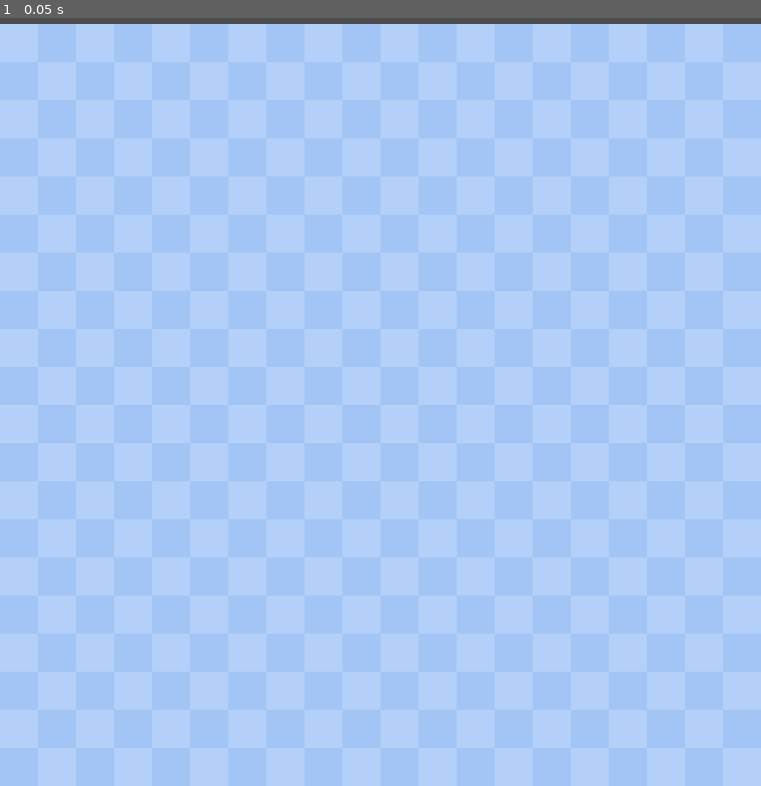
Above: before the commit, frame 1.
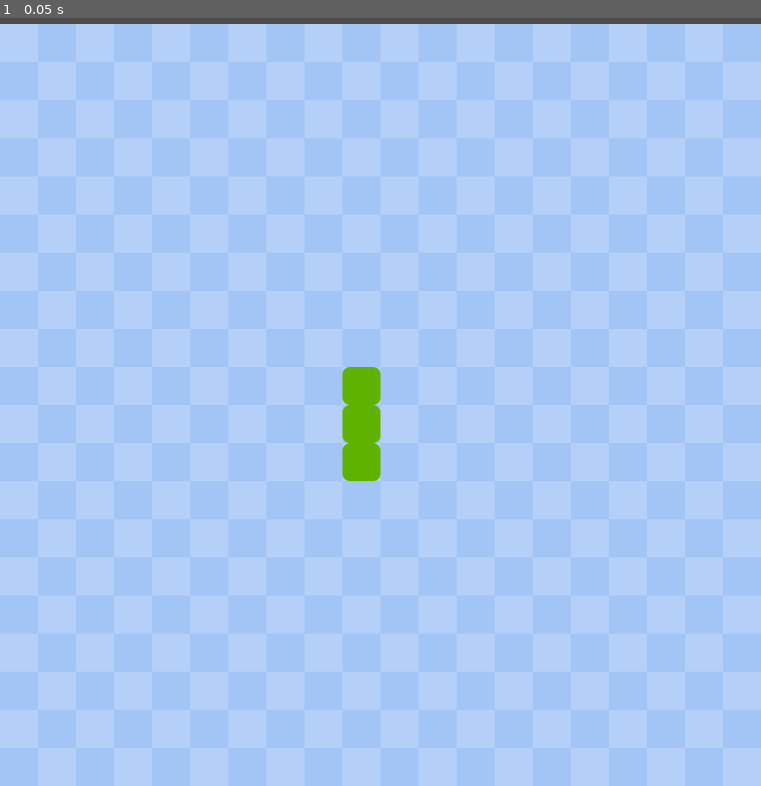
Above: after the commit, the same moment.

Repository: hayamamkt/SnakeGame
Game: Godot game, scene res://main.tscn
The game is run twice, just before and just after one commit, with the same random seed, the same clock (stepped at 60 frames per second) and the same inputs.
Inputs:
- Up to frame 1 (0.05 s): no input

The runs differ from the first frame. In frame 1, 0.7% of the frame differs, in the area x 44-51%, y 45-61%.

Commit message:
add snake on the board

Diff:
--- a/main.gd
+++ b/main.gd
@@ -1 +1,35 @@
 extends Node2D
+
+@export var snake_scene : PackedScene
+
+#grid variables
+var cells : int = 20
+var cell_size : int = 50
+
+#snake variables
+var old_data : Array
+var snake_data : Array
+var snake : Array
+
+var start_pos = Vector2(9, 9)
+
+func _ready():
+	new_game()
+
+func new_game():
+	generate_snake()
+
+func generate_snake():
+	old_data.clear()
+	snake_data.clear()
+	snake.clear()
+	#starting with the start_pos, create tail segments vertically down
+	for i in range(3):
+		add_segment(start_pos + Vector2(0, i))
+
+func add_segment(pos: Vector2):
+	snake_data.append(pos)
+	var SnakeSegment = snake_scene.instantiate()
+	SnakeSegment.position = (pos * cell_size) + Vector2(0, cell_size)
+	add_child(SnakeSegment)
+	snake.append(SnakeSegment)
--- a/main.tscn
+++ b/main.tscn
@@ -1,10 +1,12 @@
-[gd_scene load_steps=3 format=3 uid="uid://d1odlhhgmm3l7"]
+[gd_scene load_steps=4 format=3 uid="uid://d1odlhhgmm3l7"]
 
 [ext_resource type="Script" uid="uid://djfml1tx1n6b0" path="res://main.gd" id="1_ig7tw"]
 [ext_resource type="Texture2D" uid="uid://c2wnx8tq2jag" path="res://assets/bg.png" id="2_0xm2m"]
+[ext_resource type="PackedScene" uid="uid://dh2d8ofpnq3cr" path="res://snake/snake_segment.tscn" id="2_h2yge"]
 
 [node name="Main" type="Node2D"]
 script = ExtResource("1_ig7tw")
+snake_scene = ExtResource("2_h2yge")
 
 [node name="Board" type="Sprite2D" parent="."]
 position = Vector2(0, 50)
--- /dev/null
+++ b/snake/snake_segment.tscn
@@ -0,0 +1,13 @@
+[gd_scene load_steps=2 format=3 uid="uid://dh2d8ofpnq3cr"]
+
+[sub_resource type="StyleBoxFlat" id="StyleBoxFlat_6bpek"]
+bg_color = Color(0.372372, 0.697271, 0, 1)
+corner_radius_top_left = 10
+corner_radius_top_right = 10
+corner_radius_bottom_right = 10
+corner_radius_bottom_left = 10
+
+[node name="SnakeSegment" type="Panel"]
+offset_right = 50.0
+offset_bottom = 50.0
+theme_override_styles/panel = SubResource("StyleBoxFlat_6bpek")
